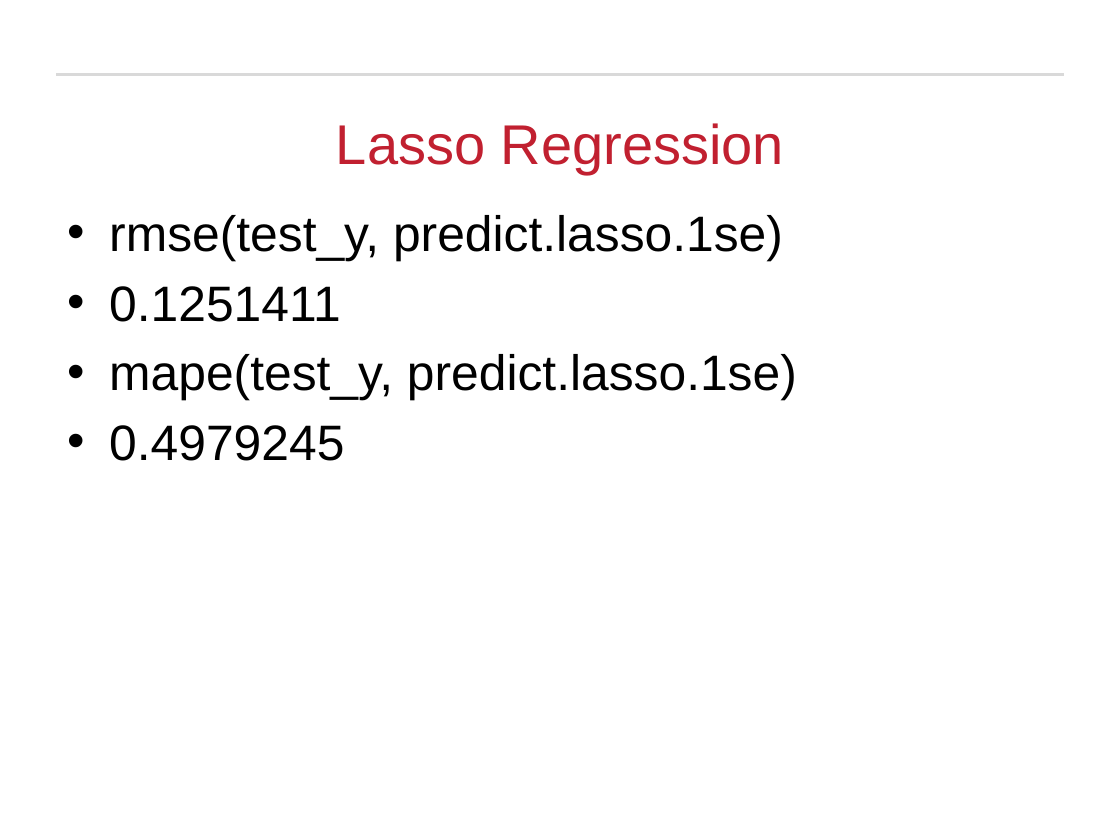
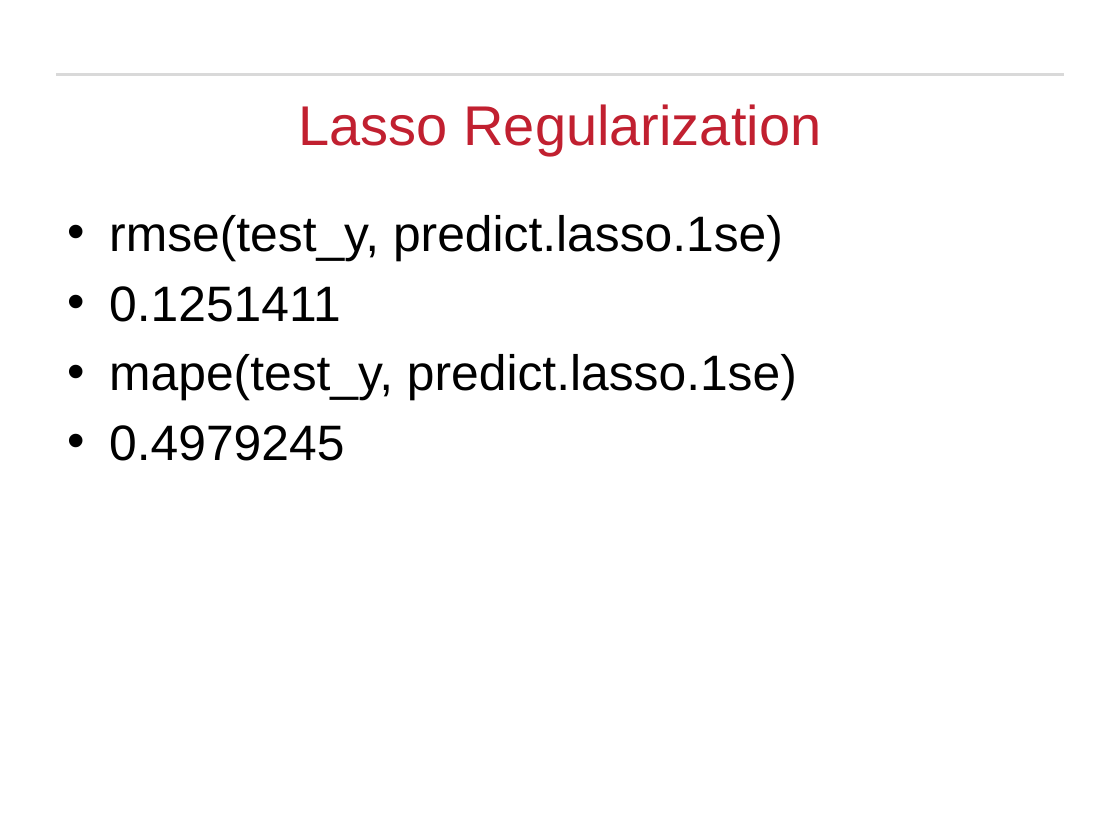
Before and after one commit to rajakash31/Presidential_Election_2016_Classification, a slide deck: slide 12 of Final Submission/Presidential Election Analysis_Final.pptx. Drawn at 1120x840 pixels with LibreOffice and Linux fonts; fonts in the diff are those of the drawing; background and template pictures are left out. Boxes give left, top, right and bottom in pixels: in the first picture for what was removed or moved away, otherwise in the second. Text is boxed around its words. In the diff, an @@ line names an element or a change of style, - is before the commit and + after.

```diff
--- a/Final Submission/Presidential Election Analysis_Final.pptx
+++ b/Final Submission/Presidential Election Analysis_Final.pptx
@@ title at <box>299,104,821,155</box>: text changed @@
-Lasso Regression
+Lasso Regularization
```
Also in this commit, not shown: 1 other slide changed, 3 slides added, 2 slides removed, 3 other files.
